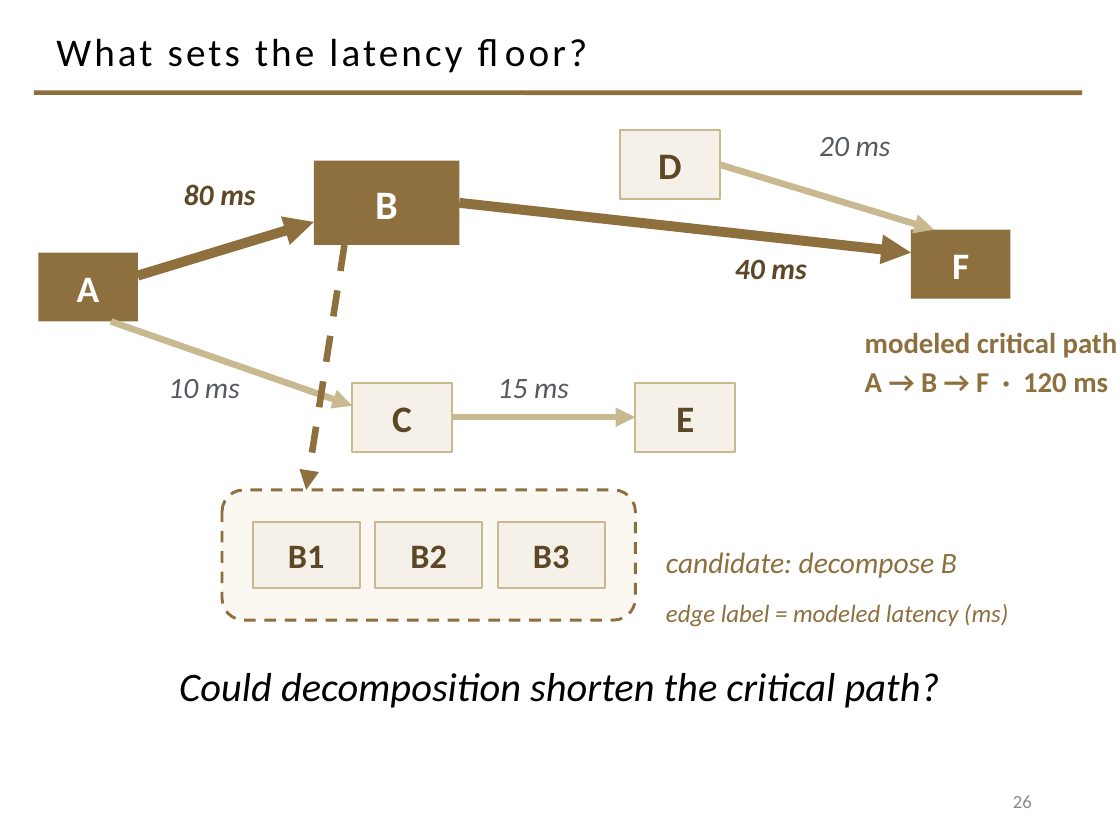
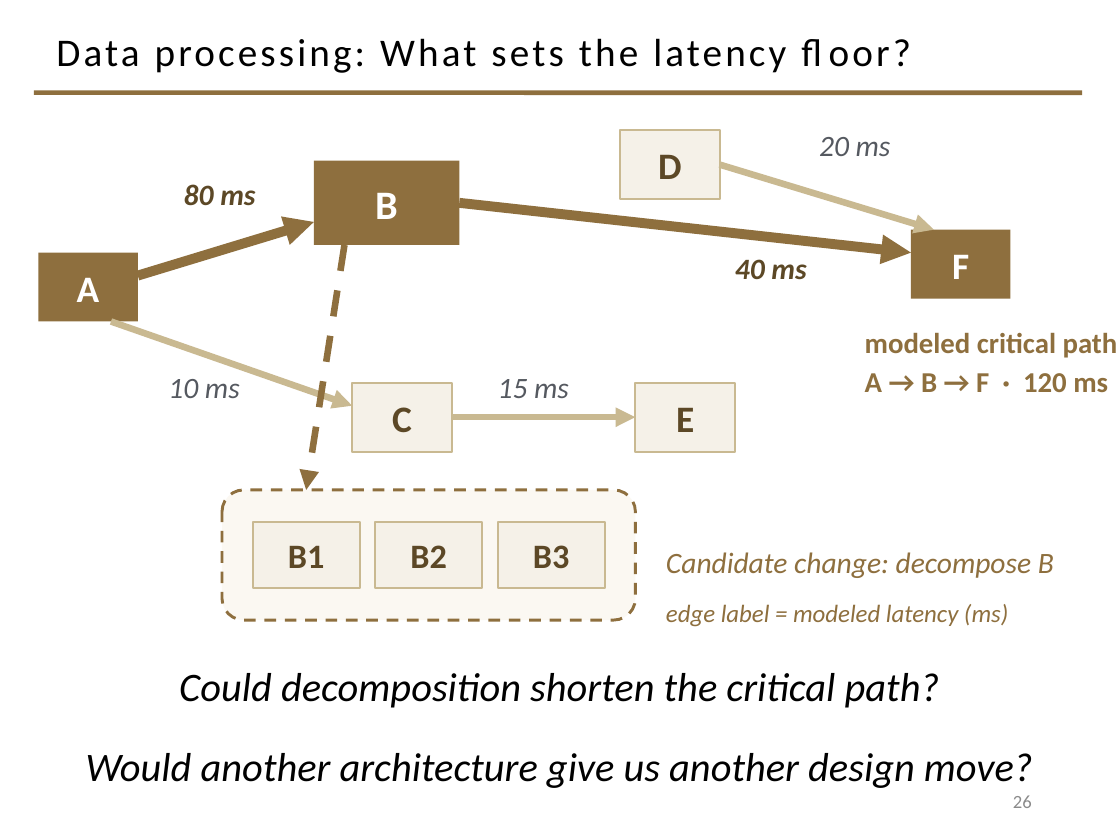
Before and after one commit to davisjam/model-based-agentic-software-engineering, a slide deck: slide 26 of course/lectures/act-1-foundations/06-architecture/1-6-Architecture.pptx. Drawn at 1120x840 pixels with LibreOffice and Linux fonts; fonts in the diff are those of the drawing; background and template pictures are left out. Boxes give left, top, right and bottom in pixels: in the first picture for what was removed or moved away, otherwise in the second. Text is boxed around its words. In the diff, an @@ line names an element or a change of style, - is before the commit and + after.

```diff
--- a/course/lectures/act-1-foundations/06-architecture/1-6-Architecture.pptx
+++ b/course/lectures/act-1-foundations/06-architecture/1-6-Architecture.pptx
@@ title at [56, 38, 786, 73]: text changed @@
-What sets the latency floor?
+Data processing: What sets the latency floor?
@@ text at [666, 552, 1054, 578]: text changed @@
-candidate: decompose B
+Candidate change: decompose B
@@ text added at [86, 753, 1033, 788], 26 pt, text #000000, italic @@
+Would another architecture give us another design move?
```
Also in this commit, not shown: 11 other slides changed, 1 slide added.
